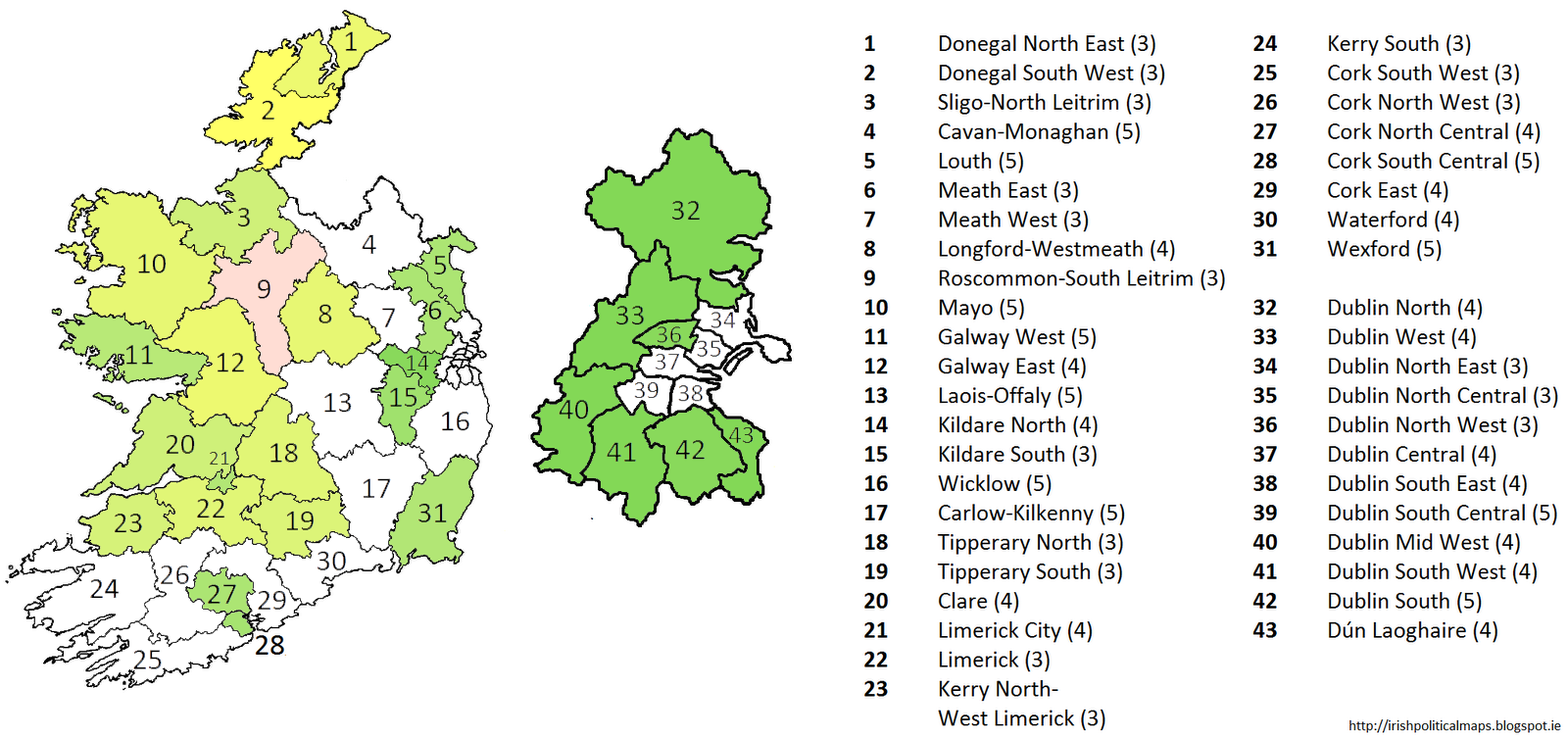
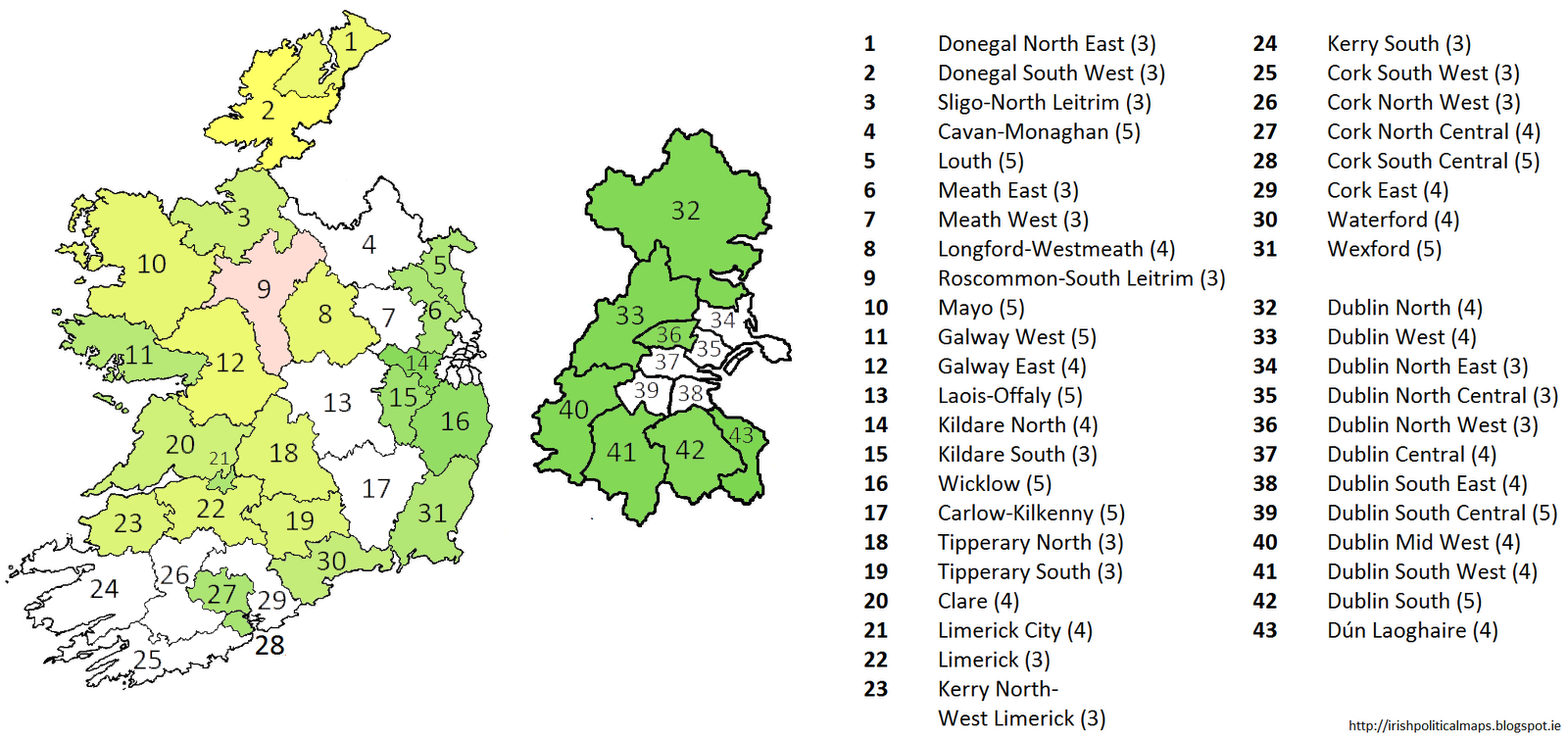
Before/after of a w=1568, h=738 layered artwork. What changed in the layer stack:
"16 green": opacity 0% → 72% over box(409, 380, 492, 476)
"21 green": opacity 52% → 56% over box(206, 466, 236, 493)
"23 green": opacity 28% → 24% over box(79, 490, 174, 555)
"30 green": opacity 0% → 40% over box(267, 532, 393, 606)
"43 green": opacity 84% → 88% over box(709, 408, 767, 502)
"16 yellow": opacity 0% → 17% over box(409, 380, 492, 476)
"21 yellow": opacity 29% → 26% over box(206, 466, 236, 493)
"23 yellow": opacity 43% → 45% over box(79, 490, 174, 555)
"30 yellow": opacity 0% → 36% over box(267, 532, 393, 606)
"43 yellow": opacity 9% → 7% over box(709, 408, 767, 502)
